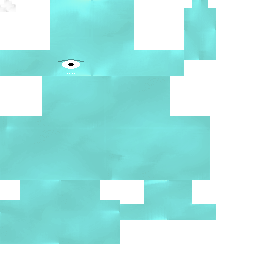
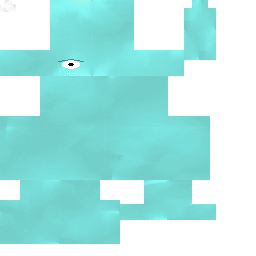
Comparing the layer stacks of the two 256 x 256 images. Changes:
painted on "Body" over bbox(40, 76, 170, 116)
